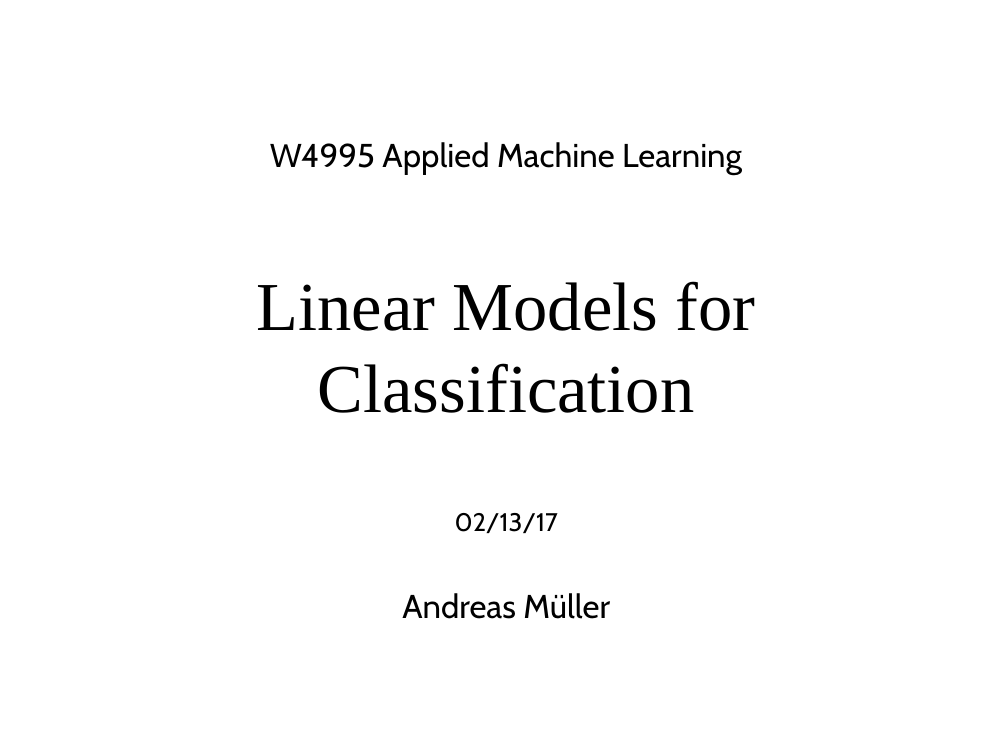
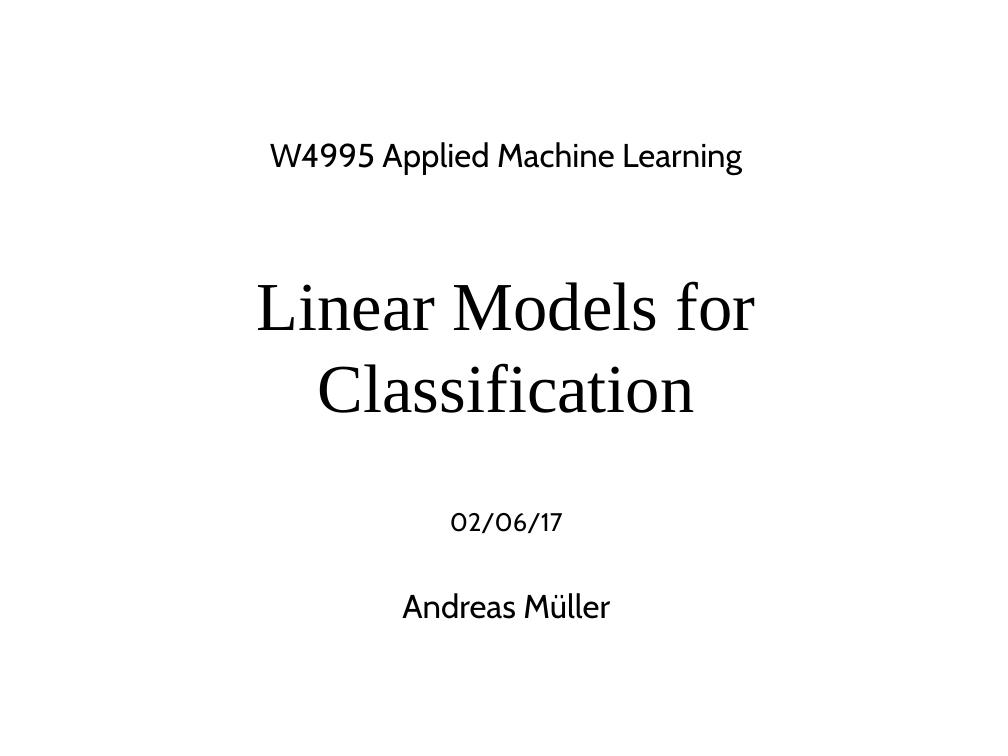
Before and after one commit to amueller/applied_ml_spring_2017, a slide deck: slide 1 of slides/aml-06-020617.odp. Drawn at 1008x756 pixels with LibreOffice and Linux fonts; fonts in the diff are those of the drawing. Boxes give left, top, right and bottom in pixels: in the first picture for what was removed or moved away, otherwise in the second. Text is boxed around its words. In the diff, an @@ line names an element or a change of style, - is before the commit and + after.

```diff
--- a/slides/aml-06-020617.odp
+++ b/slides/aml-06-020617.odp
@@ text at bbox=[450, 513, 563, 533]: text changed @@
-02/13/17
+02/06/17
```
Also in this commit, not shown: 8 other slides changed, 1 other file.
